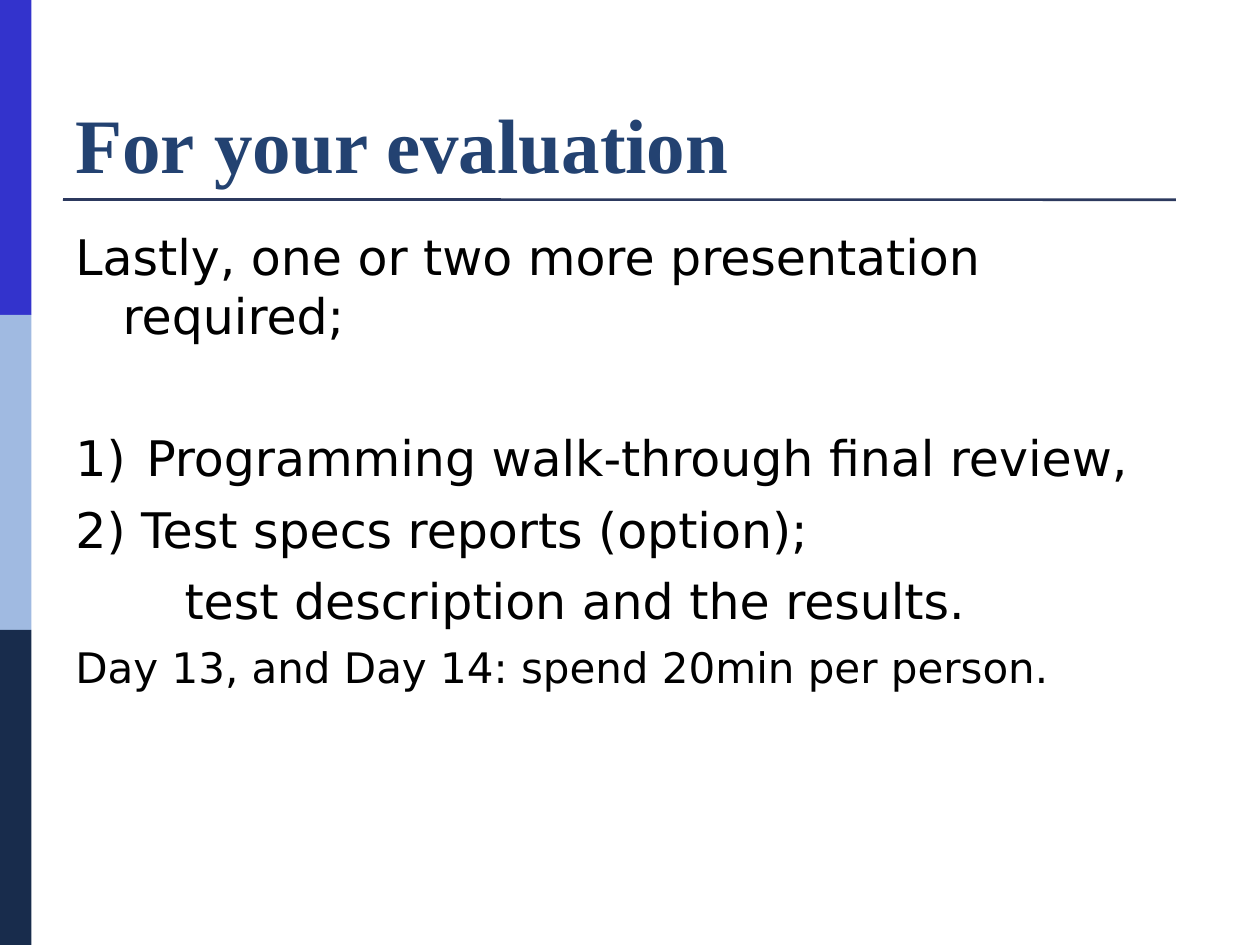
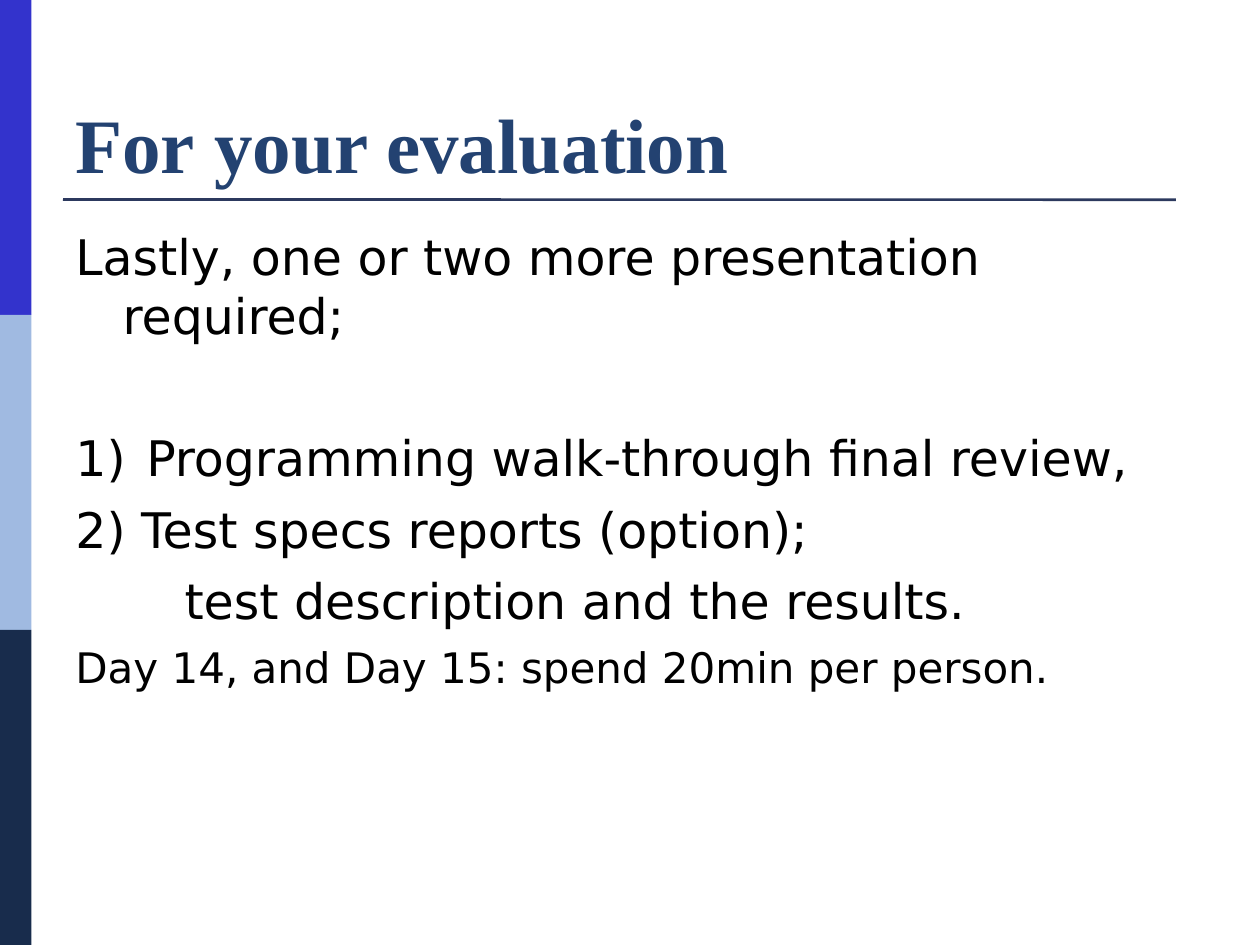
Before and after one commit to webdbhosei/ScopsOwl, a slide deck: slide 3 of docs/lecture_slides/WDAE-Slides-12.pptx. Drawn at 1260x945 pixels with LibreOffice and Linux fonts; fonts in the diff are those of the drawing. Boxes give left, top, right and bottom in pixels: in the first picture for what was removed or moved away, otherwise in the second. Text is boxed around its words. In the diff, an @@ line names an element or a change of style, - is before the commit and + after.

```diff
--- a/docs/lecture_slides/WDAE-Slides-12.pptx
+++ b/docs/lecture_slides/WDAE-Slides-12.pptx
@@ text at [75,651,1048,692]: text changed @@
-  Day 13, and Day 14: spend 20min per person.
+  Day 14, and Day 15: spend 20min per person.
```
Also in this commit, not shown: 4 other files.
